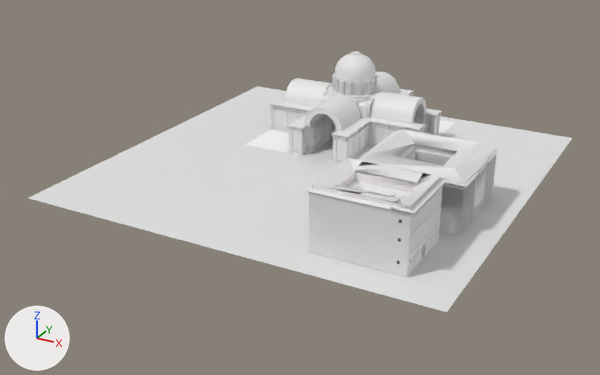
The FBX model SchoolOfAthens.fbx: old version first, new version second.
The view is the same before and after, from a camera (50 mm lens) standing at (67.2, -131.5, 60.0) and looking at (-1.8, -6.2, -2.6). The axes (+X, +Y, +Z) are drawn at lower left. The lights are the same throughout. Where no turn or scale is listed for an object, it has been applied to the vertices.

Names of what the first picture shows: 'MainSchoolModel', 'Planimetria', 'SchoolFloor', 'Sketchup', 'Sketchup.001'.
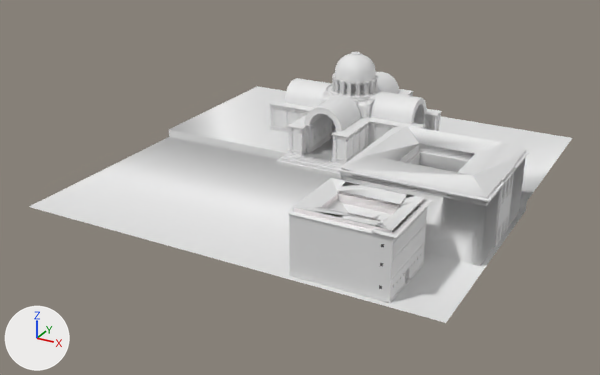
Where the newer file only moved an object's origin or applied its transform, the numbers keep the older frame.

Changed parts and their boxes (x1, y1, x2, y2) in the pictures (600 x 375 px):
'Planimetria', deleted: before (28, 86, 572, 312)
'Planimetria.001', added: after (29, 86, 572, 323)
'Sketchup.001', mesh moved: before (307, 158, 449, 278); after (287, 178, 433, 303)
'Sketchup', mesh rescaled (35% wider, 32% taller): before (357, 130, 500, 236); after (337, 126, 530, 266)
'MainSchoolModel', reshaped, moved: before (269, 51, 442, 164); after (269, 52, 442, 165)
'SchoolFloor', unchanged, covered by the edit: before (245, 120, 454, 164); after (303, 125, 336, 162)

Diff of the bpy script that builds the scene:
```diff
--- a/SchoolOfAthens.fbx.py
+++ b/SchoolOfAthens.fbx.py
@@ me_sketchup_001 @@
 me_sketchup_001.from_pydata(...)  # 4195 vertices, 8482 faces; spans x -10.4..6.6, y -10.3..3.9, z -0.1..11.1
 # used by ob_sketchup_001; location = (24.3, -22.6, 0.0)
+# me_sketchup_001 part 1: the whole mesh is moved by (-0.5, -5.0, -1.7)
 me_sketchup_001.materials.append(mat_material)
@@ me_mainmodel @@
 # used by ob_mainschoolmodel; location = (0.0, 28.3, 0.0)
-me_mainmodel.from_pydata(...)  # 48610 vertices, 48006 faces; spans x -19.6..14.2, y -26.2..7.5, z 0.0..17.4
+me_mainmodel.from_pydata(...)  # 48642 vertices, 48086 faces; spans x -16.9..16.9, y -16.9..16.9, z -17.4..0.0
+# me_mainmodel part 3: 48608 vertices removed from x -19.6..14.2, y -26.2..7.5, z 0.0..17.4; 48640 vertices added at x -16.9..16.9, y -16.9..16.9, z -17.4..-0.1
 me_mainmodel.materials.append(mat_marmo)
@@ me_sketchup @@
 me_sketchup.from_pydata(...)  # 405 vertices, 932 faces; spans x -9.7..9.7, y -9.0..9.0, z 0.0..10.3
 # used by ob_sketchup; location = (23.2, -7.3, 0.0)
+# me_sketchup part 2: the whole mesh is scaled about its middle by 1.28, then moved by (2.4, -2.7, -0.3)
 me_sketchup.materials.append(mat_material)
@@ me_plane_002 @@
+me_plane_002.from_pydata(...)  # 42 vertices, 25 faces; spans x -38.4..38.4, y -38.4..38.4, z -1.7..0.0
+me_plane_002.materials.append(mat_material)  # its picture is missing
@@ ob_planimetria @@
-ob_planimetria = bpy.data.objects.new('Planimetria', me_plane_001)
-ob_planimetria.location = (0.0, 0.0, 0.0)
@@ ob_mainschoolmodel @@
 ob_mainschoolmodel = bpy.data.objects.new('MainSchoolModel', me_mainmodel)
-ob_mainschoolmodel.location = (0.0, 28.3, 0.0)
+ob_mainschoolmodel.location = (-2.7, 18.9, 17.4)
@@ ob_planimetria_001 @@
+ob_planimetria_001 = bpy.data.objects.new('Planimetria.001', me_plane_002)
+ob_planimetria_001.location = (0.0, 0.0, 0.0)
```
